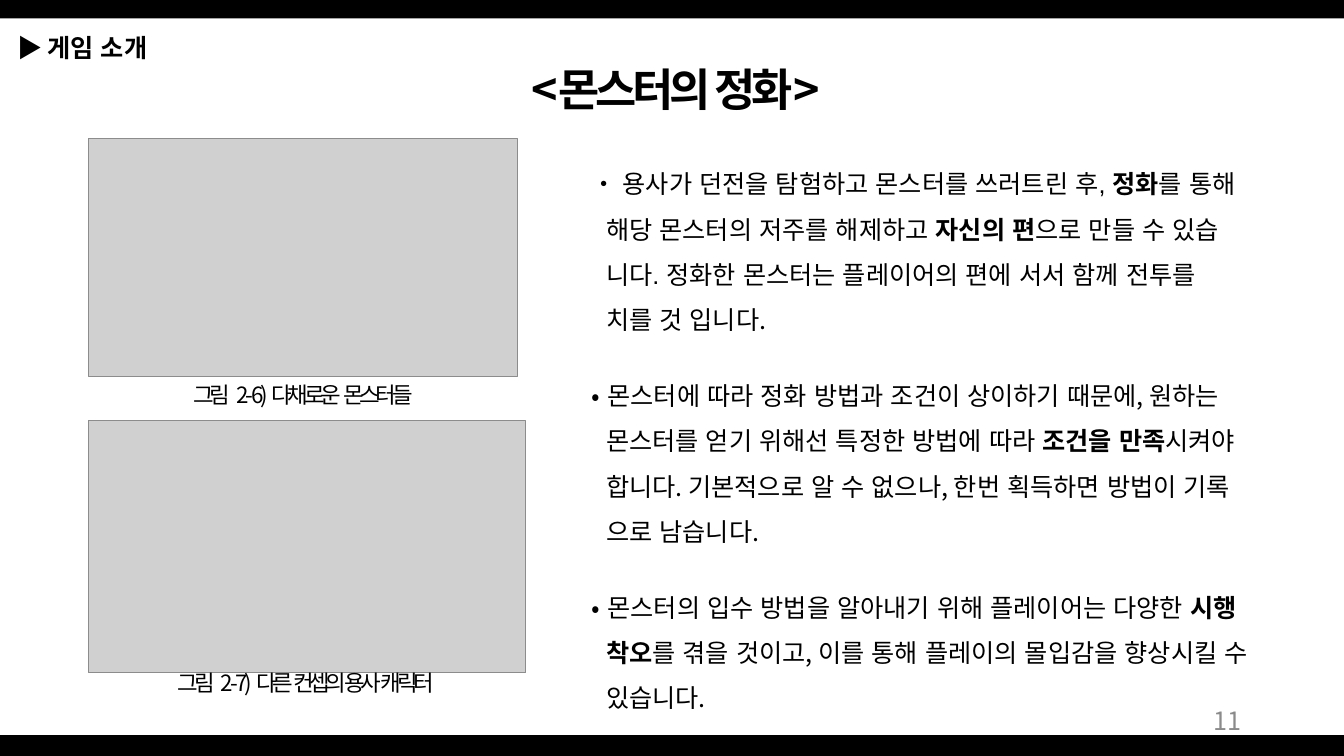
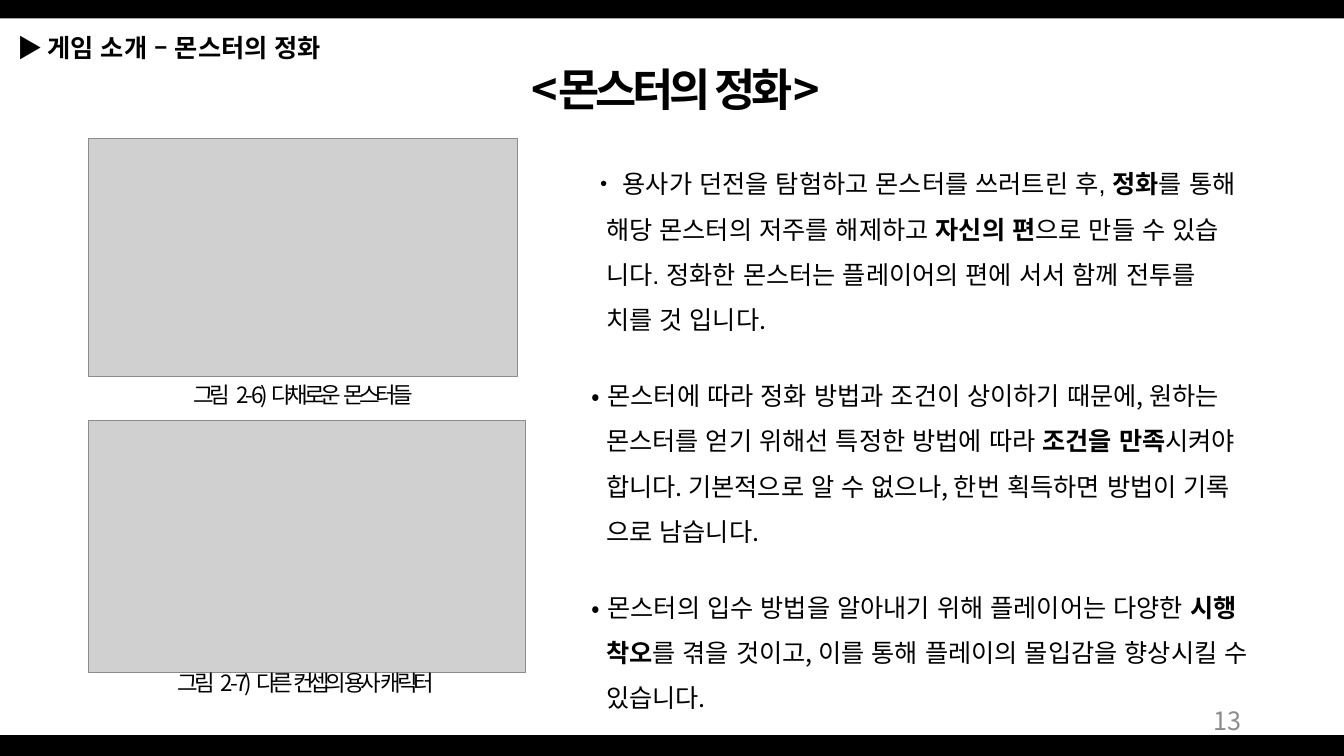
Before and after one commit to Bumizi/GameDesign, a slide deck: slide 13 of 2018 동계방학 기획자 특훈/Dungeon Tamer_190107.pptx (slide 11 before the commit). Drawn at 1344x756 pixels with LibreOffice and Linux fonts; fonts in the diff are those of the drawing; grey boxes stand for pictures. Boxes give left, top, right and bottom in pixels: in the first picture for what was removed or moved away, otherwise in the second. Text is boxed around its words. In the diff, an @@ line names an element or a change of style, - is before the commit and + after.

```diff
--- a/2018 동계방학 기획자 특훈/Dungeon Tamer_190107.pptx
+++ b/2018 동계방학 기획자 특훈/Dungeon Tamer_190107.pptx
@@ text at (x1=47, y1=36, x2=321, y2=60): text changed @@
-▶ 게임 소개
+▶ 게임 소개 – 몬스터의 정화
@@ page number at (x1=1213, y1=711, x2=1241, y2=737): text changed @@
-11
+13
```
Also in this commit, not shown: 11 other slides changed, 11 slides added.
